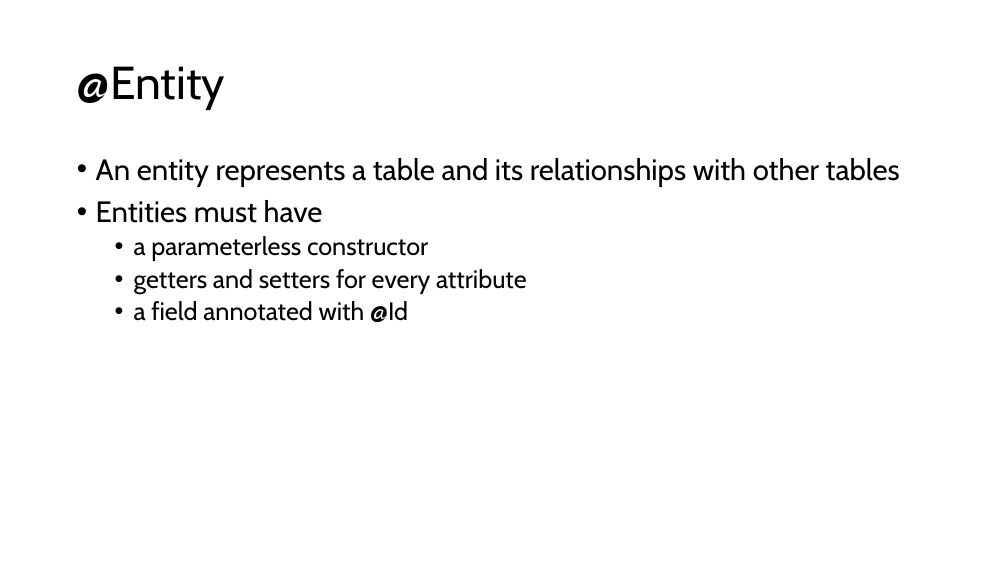
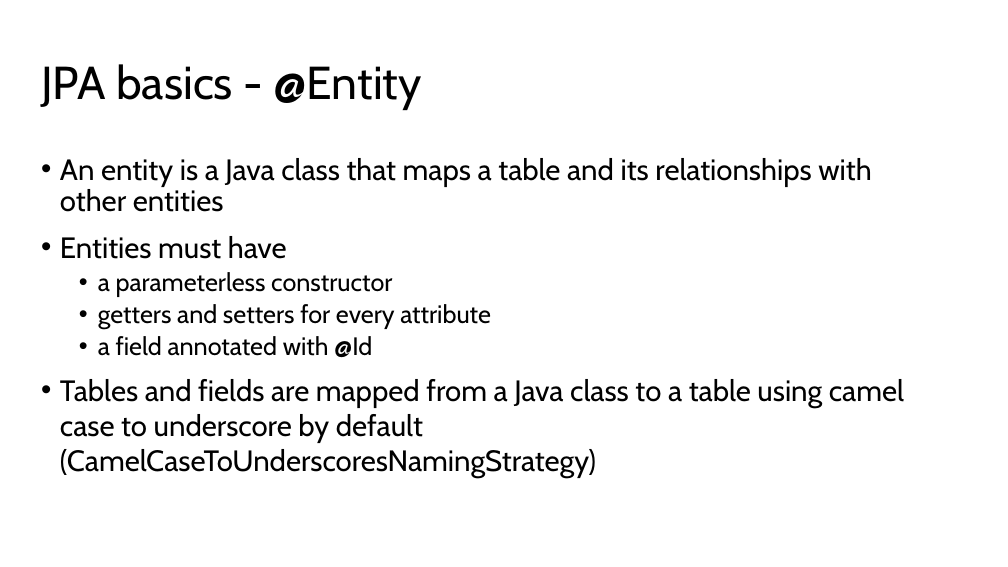
Before and after one commit to jordanschroedervertafore/spring-data-jpa, a slide deck: slide 5 of spring data jpa.pptx. Drawn at 1008x567 pixels with LibreOffice and Linux fonts; fonts in the diff are those of the drawing. Boxes give left, top, right and bottom in pixels: in the first picture for what was removed or moved away, otherwise in the second. Text is boxed around its words. In the diff, an @@ line names an element or a change of style, - is before the commit and + after.

```diff
--- a/spring data jpa.pptx
+++ b/spring data jpa.pptx
@@ title at (41, 64, 421, 110): text changed @@
-@Entity
+JPA basics - @Entity
@@ text "An entity is a Java ...": place and size @@
-text "An entity is a Java ..." at (96, 158, 900, 322)
+text "An entity is a Java ..." at (60, 158, 904, 478)
@@ text at (60, 158, 871, 212): text changed @@
-• An entity represents a table and its relationships with other tables
+• An entity is a Java class that maps a table and its relationships with other entities
@@ text at (60, 236, 287, 259): line spacing 0.9 to 1 @@
@@ text at (60, 379, 904, 478): paragraph added @@
+• Tables and fields are mapped from a Java class to a table using camel case to underscore by default (CamelCaseToUnderscoresNamingStrategy)
```
Also in this commit, not shown: 12 other slides changed, 8 slides added, 7 slides removed, 23 other files.
